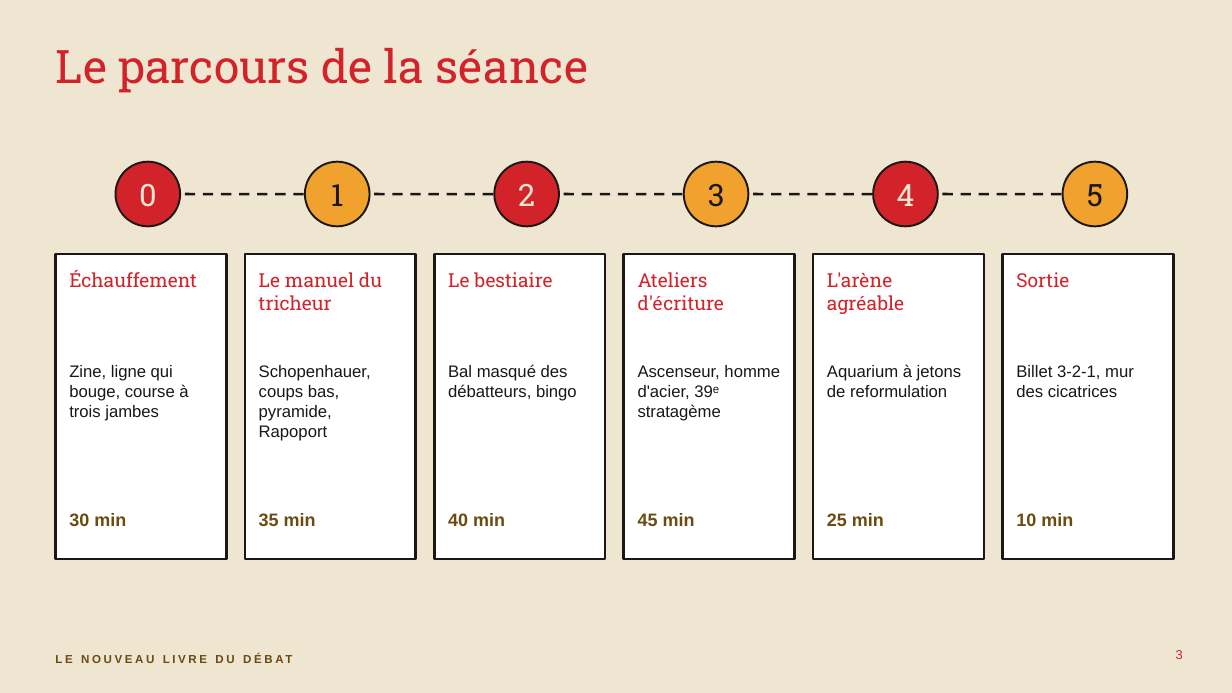
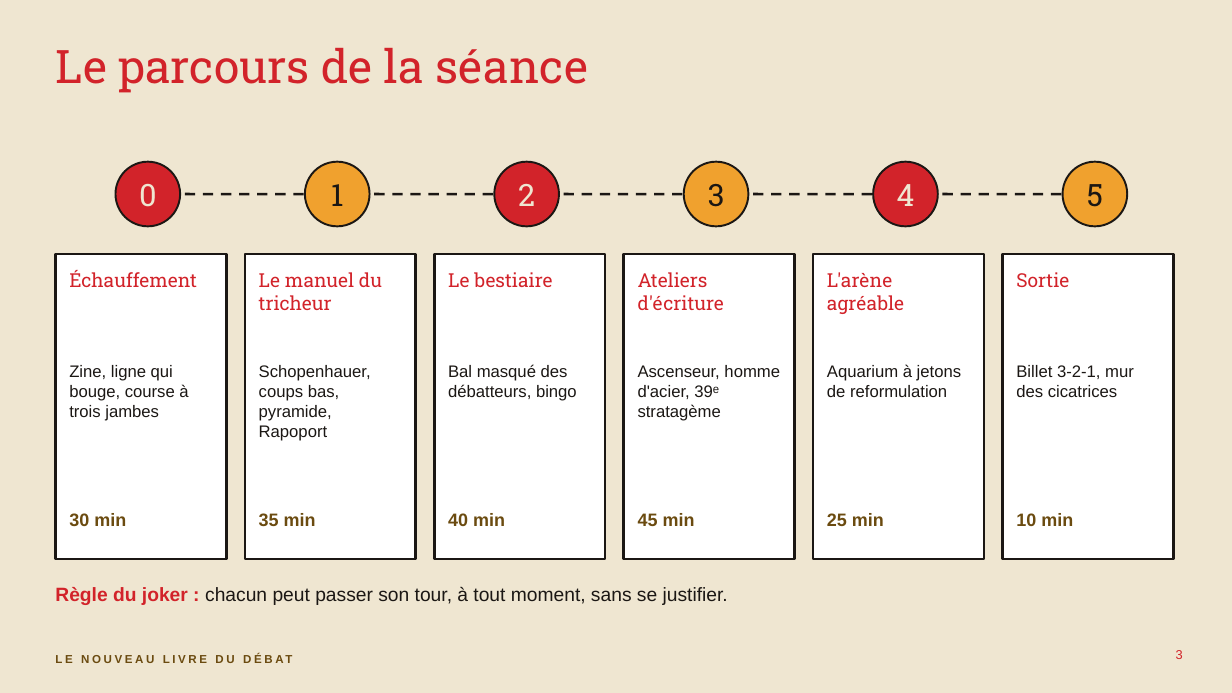
Before and after one commit to isabellepedneault111-ai/Chat-, a slide deck: slide 3 of debat-agreable/seminaire-confrontation-agreable.pptx. Drawn at 1232x693 pixels with LibreOffice and Linux fonts; fonts in the diff are those of the drawing. Boxes give left, top, right and bottom in pixels: in the first picture for what was removed or moved away, otherwise in the second. Text is boxed around its words. In the diff, an @@ line names an element or a change of style, - is before the commit and + after.

```diff
--- a/debat-agreable/seminaire-confrontation-agreable.pptx
+++ b/debat-agreable/seminaire-confrontation-agreable.pptx
@@ text added at (55,587,728,605), 15 pt, text #1B1714 @@
+Règle du joker : chacun peut passer son tour, à tout moment, sans se justifier.
```
Also in this commit, not shown: 6 other slides changed, 1 slide added, 1 slide removed, 23 other files.
